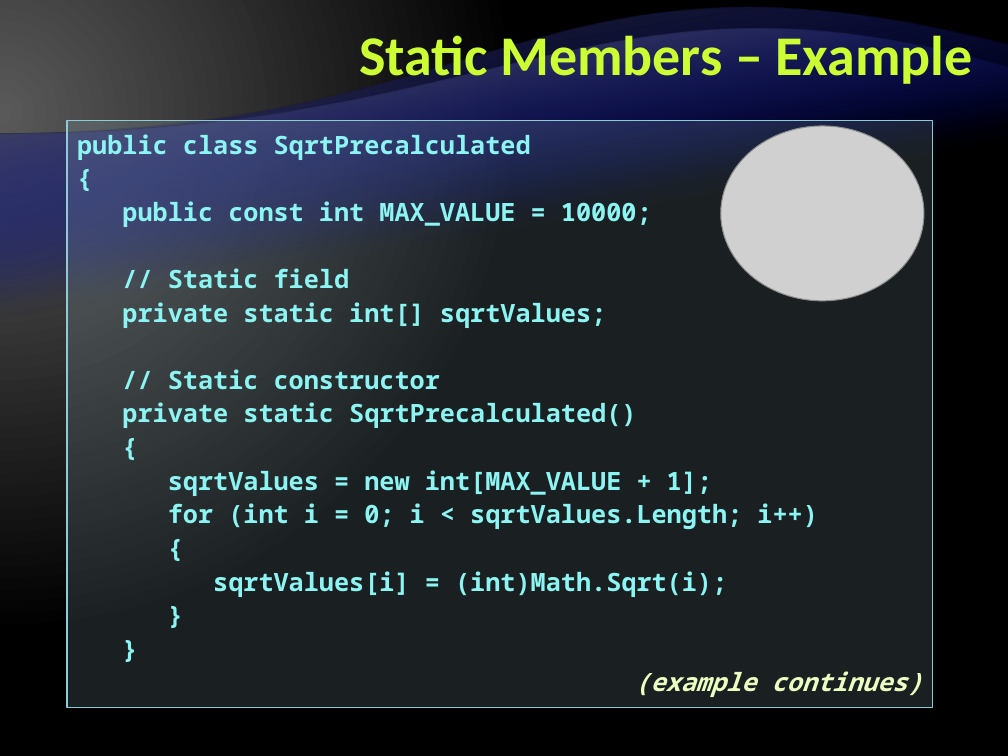
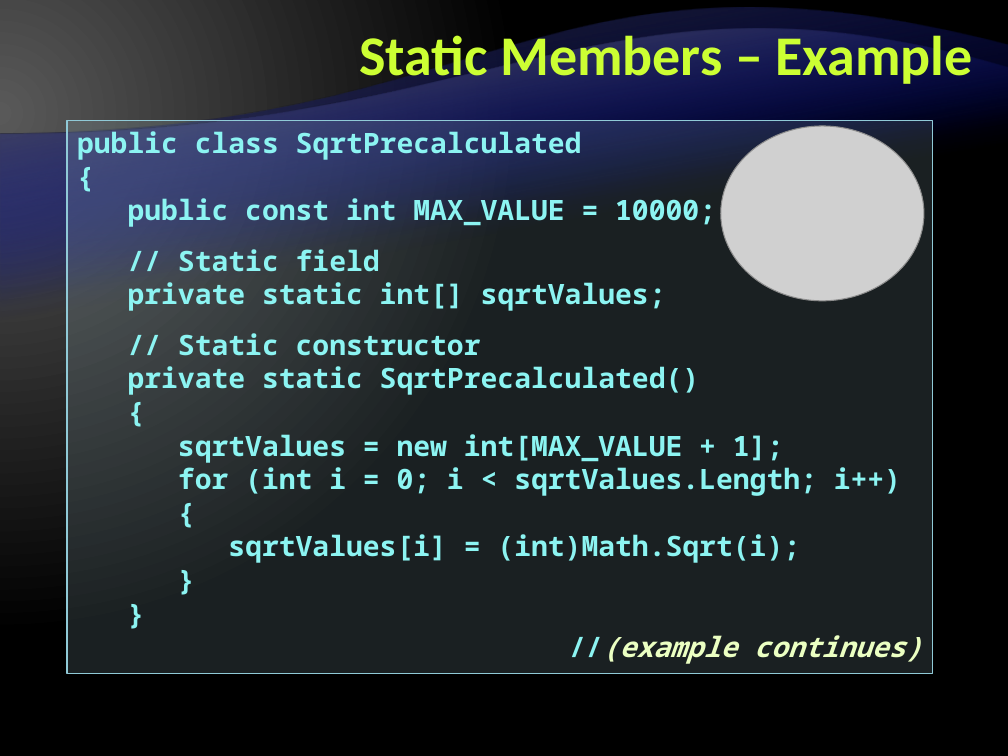
Before and after one commit to Graveheart/aspnetcourse, a slide deck: slide 40 of 2010/lectures/4. Object-Oriented Programming with CSharp.pptx. Drawn at 1008x756 pixels with LibreOffice and Linux fonts; fonts in the diff are those of the drawing; grey boxes stand for pictures; background and template pictures are left out. Boxes give left, top, right and bottom in pixels: in the first picture for what was removed or moved away, otherwise in the second. Text is boxed around its words. In the diff, an @@ line names an element or a change of style, - is before the commit and + after.

```diff
--- a/2010/lectures/4. Object-Oriented Programming with CSharp.pptx
+++ b/2010/lectures/4. Object-Oriented Programming with CSharp.pptx
@@ rectangle "public class SqrtPrecalculated": place and size @@
-rectangle "public class SqrtPrecalculated" at bbox=[68, 121, 932, 708]
+rectangle "public class SqrtPrecalculated" at bbox=[68, 121, 932, 674]
@@ text in rectangle at bbox=[77, 131, 901, 563]: size 18 to 20 pt; line spacing 24pt to 1; more space between paragraphs @@
@@ text in rectangle at bbox=[603, 635, 922, 664]: text changed; size 18 to 20 pt @@
-(example continues)
+//(example continues)
```
Also in this commit, not shown: 54 other slides changed.
